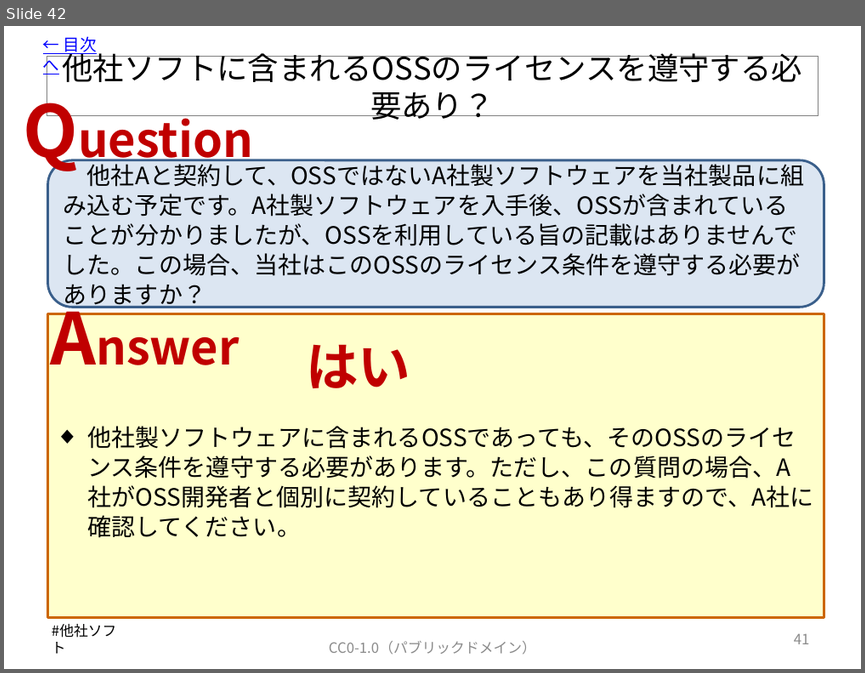
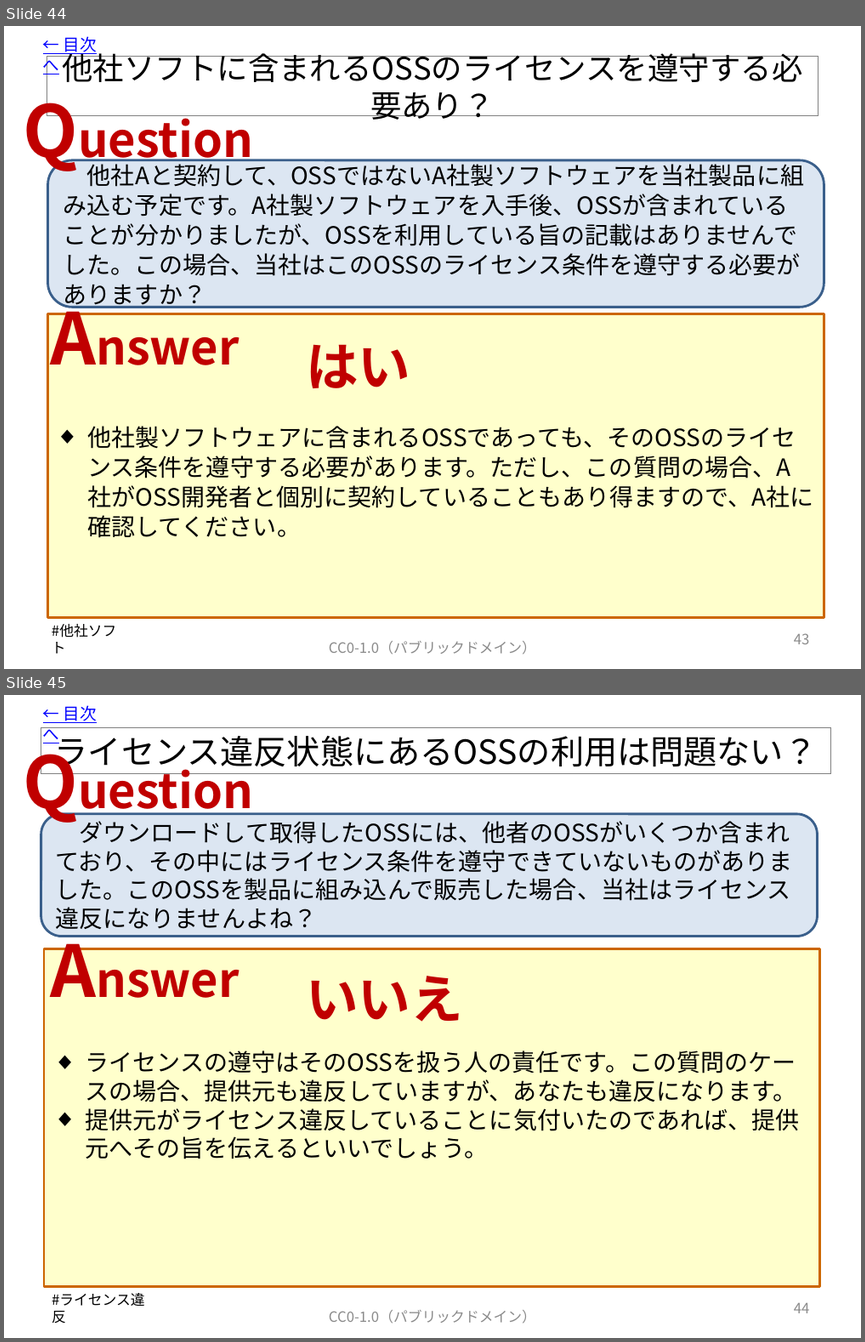
Before and after one commit to OpenChain-Project/OpenChain-JWG, a slide deck: Education_Material/FAQ/OSSライセンス関連でよくある誤解_CC0.pptx. Shown one above the other, each under a label of ours: slide 42 before the commit, slides 44 and 45 after it. The pictures are 865x673 and 865x1342 pixels, drawn with LibreOffice and Linux fonts; fonts in the diff are those of the drawing. Boxes give left, top, right and bottom in pixels: in the first picture for what was removed or moved away, otherwise in the second. Text is boxed around its words. In the diff, an @@ line names an element or a change of style, - is before the commit and + after.

Commit message:
V8に更新します。

```diff
--- a/Education_Material/FAQ/OSSライセンス関連でよくある誤解_CC0.pptx
+++ b/Education_Material/FAQ/OSSライセンス関連でよくある誤解_CC0.pptx
@@ slide 45 added at [4, 695, 861, 1338], background #FFFFFF @@
@@ text added at [43, 705, 97, 743], 14 pt, text #0000FF, underline @@
+← 目次へ
@@ text added at [14, 732, 278, 828], 40 pt, text #C00000, bold @@
+Question
@@ title added at [41, 728, 830, 774], outline #808080 0.75 pt, 28 pt, text #000000 @@
+ライセンス違反状態にあるOSSの利用は問題ない？
@@ rounded rectangle added at [41, 814, 817, 936], fill #DCE6F2, outline #3A5F8C 2 pt, 20 pt, text #000000 @@
+ダウンロードして取得したOSSには、他者のOSSがいくつか含まれており、その中にはライセンス条件を遵守できていないものがありました。このOSSを製品に組み込んで販売した場合、当社はライセンス違反になりませんよね？
@@ text added at [41, 922, 267, 1017], 40 pt, text #C00000, bold @@
+Answer
@@ rectangle added at [44, 948, 821, 1287], fill #FFFFCC, outline #CC6600 2 pt @@
@@ text added at [306, 975, 463, 1021], 44 pt, text #C00000, bold @@
+いいえ
@@ text added at [86, 1050, 800, 1159], 20 pt, text #000000 @@
+◆ ライセンスの遵守はそのOSSを扱う人の責任です。この質問のケースの場合、提供元も違反していますが、あなたも違反になります。
+◆ 提供元がライセンス違反していることに気付いたのであれば、提供元へその旨を伝えるといいでしょう。
@@ text added at [52, 1293, 145, 1323], 12 pt, text #000000 @@
+#ライセンス違反
@@ page number added at [794, 1303, 810, 1313], 12 pt, text #8C8C8C @@
+44
@@ text added at [329, 1310, 536, 1323], 12 pt, text #8C8C8C @@
+CC0-1.0（パブリックドメイン）
@@ what was slide 42 is now slide 44 @@
@@ page number at [794, 633, 810, 644]: text changed @@
-41
+43
```
Also in this commit, not shown: 3 slides changed, 7 other slides added.
